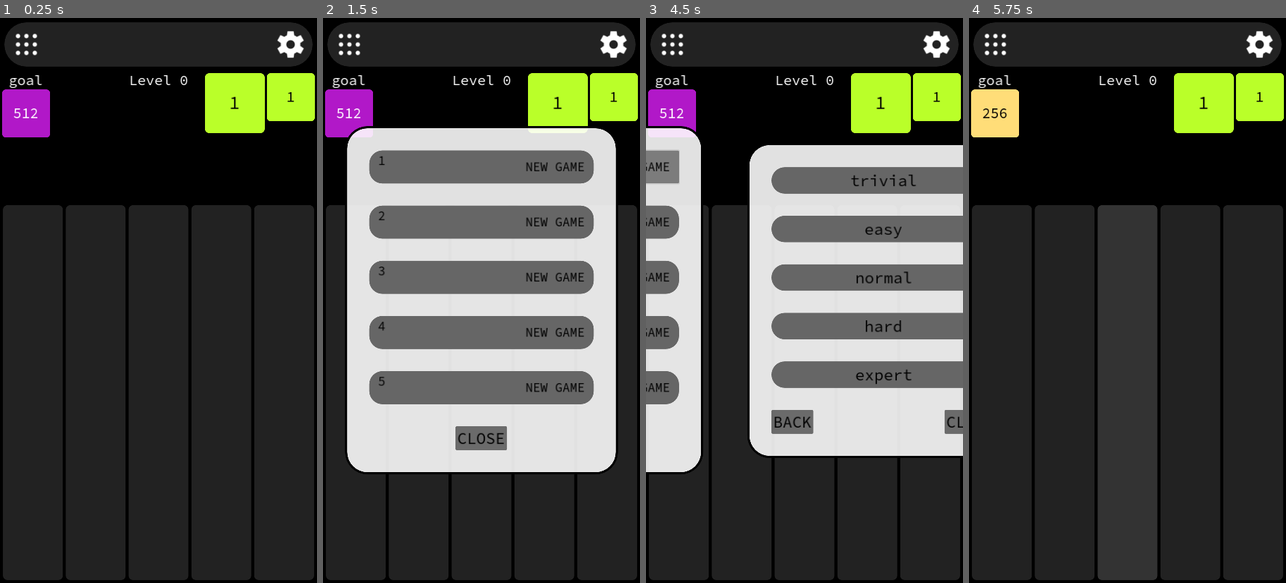
Above: before the commit, frames 1-4 (left to right).
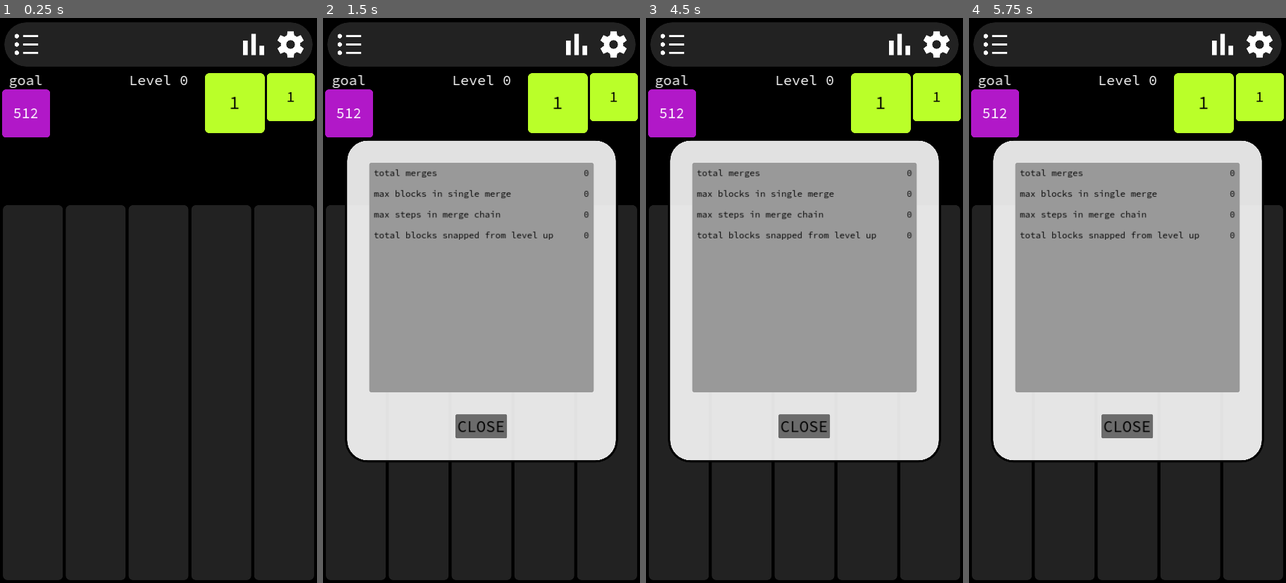
Above: after the commit, the same moments.

Repository: paulwrubel/merge-mania
Game: Godot game, scene res://scenes/main/main.tscn
Same seed, same stepped clock (60 frames per second), same inputs: the game is played once before the commit and once after it.
Inputs (mouse positions are in pixels of both pictures, inside the frame that each line leads up to):
- Up to frame 1 (0.25 s): no input
- Up to frame 2 (1.5 s): click (576, 46) at 0.52 s; click (348, 46) at 1.25 s
- Up to frame 3 (4.5 s): click (937, 46) at 2 s; click (899, 46) at 2.77 s; click (899, 46) at 3.52 s; click (804, 164) at 4.27 s
- Up to frame 4 (5.75 s): click (1127, 227) at 5 s, where only the run before the commit has a clickable "easy"

The runs differ from the first frame. In frame 1, 0.3% of the frame differs, in the area x 4-96%, y 2-7%; in frame 2, 36%; in frame 3, 45%; in frame 4, 50%, in the area x 0-96%, y 2-79%.

Commit message:
add statistics

Diff:
--- a/assets/icons/material-apps-400w-0g-48os.svg
+++ /dev/null
@@ -1 +0,0 @@
-<svg xmlns="http://www.w3.org/2000/svg" height="48" viewBox="0 -960 960 960" width="48"><path d="M226-160q-28 0-47-19t-19-47q0-28 19-47t47-19q28 0 47 19t19 47q0 28-19 47t-47 19Zm254 0q-28 0-47-19t-19-47q0-28 19-47t47-19q28 0 47 19t19 47q0 28-19 47t-47 19Zm254 0q-28 0-47-19t-19-47q0-28 19-47t47-19q28 0 47 19t19 47q0 28-19 47t-47 19ZM226-414q-28 0-47-19t-19-47q0-28 19-47t47-19q28 0 47 19t19 47q0 28-19 47t-47 19Zm254 0q-28 0-47-19t-19-47q0-28 19-47t47-19q28 0 47 19t19 47q0 28-19 47t-47 19Zm254 0q-28 0-47-19t-19-47q0-28 19-47t47-19q28 0 47 19t19 47q0 28-19 47t-47 19ZM226-668q-28 0-47-19t-19-47q0-28 19-47t47-19q28 0 47 19t19 47q0 28-19 47t-47 19Zm254 0q-28 0-47-19t-19-47q0-28 19-47t47-19q28 0 47 19t19 47q0 28-19 47t-47 19Zm254 0q-28 0-47-19t-19-47q0-28 19-47t47-19q28 0 47 19t19 47q0 28-19 47t-47 19Z"/></svg>
--- /dev/null
+++ b/assets/icons/material-bar-chart-400w-0g-48os.svg
@@ -0,0 +1 @@
+<svg xmlns="http://www.w3.org/2000/svg" height="48" viewBox="0 -960 960 960" width="48"><path d="M160-160v-440h140v440H160Zm250 0v-640h140v640H410Zm250 0v-280h140v280H660Z"/></svg>
--- /dev/null
+++ b/assets/icons/material-format-list-bulleted-400w-0g-48os.svg
@@ -0,0 +1 @@
+<svg xmlns="http://www.w3.org/2000/svg" height="48" viewBox="0 -960 960 960" width="48"><path d="M377-198v-60h463v60H377Zm0-252v-60h463v60H377Zm0-253v-60h463v60H377ZM189-161q-28.05 0-48.025-19Q121-199 121-227.5t19.5-48q19.5-19.5 48-19.5t47.5 19.975Q255-255.05 255-227q0 27.225-19.387 46.613Q216.225-161 189-161Zm0-252q-28.05 0-48.025-19.681Q121-452.362 121-480t19.975-47.319Q160.95-547 189-547q27.225 0 46.613 19.681Q255-507.638 255-480t-19.387 47.319Q216.225-413 189-413Zm-1-253q-27.637 0-47.319-19.681Q121-705.362 121-733t19.681-47.319Q160.363-800 188-800q27.637 0 47.319 19.681Q255-760.638 255-733t-19.681 47.319Q215.637-666 188-666Z"/></svg>
--- /dev/null
+++ b/assets/icons/material-leaderboard-400w-0g-48os.svg
@@ -0,0 +1 @@
+<svg xmlns="http://www.w3.org/2000/svg" height="48" viewBox="0 -960 960 960" width="48"><path d="M150-190h180v-340H150v340Zm240 0h180v-580H390v580Zm240 0h180v-260H630v260ZM90-130v-460h240v-240h300v320h240v380H90Z"/></svg>
--- /dev/null
+++ b/assets/icons/material-monitoring-400w-0g-48os.svg
@@ -0,0 +1 @@
+<svg xmlns="http://www.w3.org/2000/svg" height="48" viewBox="0 -960 960 960" width="48"><path d="M120-120v-76l60-60v136h-60Zm165 0v-236l60-60v296h-60Zm165 0v-296l60 61v235h-60Zm165 0v-235l60-60v295h-60Zm165 0v-396l60-60v456h-60ZM120-356v-85l280-278 160 160 280-281v85L560-474 400-634 120-356Z"/></svg>
--- a/scenes/board/board.gd
+++ b/scenes/board/board.gd
@@ -70,8 +70,8 @@
 	PowerBlockData.new(0),
 	PowerBlockData.new(0),
 ]
-
 var blocks: Array[Array] = []
+var stats: SaveStatistics = null
 
 
 # Called when the node enters the scene tree for the first time.
@@ -102,6 +102,7 @@
 			for y in range(row_count):
 				col.append(null)
 			blocks.append(col)
+		stats = SaveStatistics.new()
 
 
 # Called every frame. 'delta' is the elapsed time since the previous frame.
@@ -152,11 +153,14 @@
 				})
 		blocks_raw.append(col_raw)
 
+	var stats_raw = stats.save()
+
 	var save_data = {
 		"difficulty": difficulty,
 		"current_level": current_level,
 		"block_progression": block_progression_raw,
 		"blocks": blocks_raw,
+		"statistics": stats_raw,
 	}
 
 	var save_string = JSON.stringify(save_data)
@@ -211,6 +215,10 @@
 				var block = spawn_block(pos, block_data)
 				col.append(block)
 		blocks.append(col)
+
+	# statistics
+	stats = SaveStatistics.load_from_save(save_data["statistics"])
+
 	return true
 
 
@@ -234,6 +242,8 @@
 	]
 	block_progression_refreshed.emit(block_progression)
 
+	stats = SaveStatistics.new()
+
 func get_next_open_index_in_column(x: int) -> int:
 	return blocks[x].find(null)
 
@@ -257,7 +267,7 @@
 		blocks[pos.x][pos.y] = block
 		advance_block_progression()
 		anim_lock = false
-		try_check_merge(pos.x, false, get_on_animation_chain_finished())
+		try_check_merge(pos.x, false, get_on_animation_chain_finished(), 0)
 
 	animate_blocks([AnimationSubject.new(
 		block,
@@ -340,7 +350,7 @@
 		tween.tween_callback(on_finish)
 
 
-func try_check_collapse(active_column: int, on_animation_chain_finished: Callable):
+func try_check_collapse(active_column: int, on_animation_chain_finished: Callable, chain_length: int):
 	var did_collapse: bool = false
 	var subjects: Array[AnimationSubject] = []
 	var on_finish_funcs: Array[Callable] = []
@@ -381,10 +391,10 @@
 			for function in on_finish_funcs:
 				function.call()
 			anim_lock = false
-			try_check_merge(active_column, false, on_animation_chain_finished)
+			try_check_merge(active_column, false, on_animation_chain_finished, chain_length)
 		animate_blocks(subjects, collapse_animation_tween_settings, callback)
 	else:
-		try_check_merge(active_column, false, on_animation_chain_finished)
+		try_check_merge(active_column, false, on_animation_chain_finished, chain_length)
 
 
 func get_new_block_data_of_merge_group(group: Array) -> BlockData:
@@ -592,7 +602,7 @@
 	return merge_groups
 
 
-func try_check_merge(active_column: int, should_check_special: bool, on_animation_chain_finished: Callable):
+func try_check_merge(active_column: int, should_check_special: bool, on_animation_chain_finished: Callable, chain_length: int):
 	var merge_groups = find_special_merge_groups() if should_check_special else find_merge_groups()
 
 	# if we know we're gonna merge, might as well lock it now
@@ -634,18 +644,26 @@
 			var new_block = spawn_block(group_center, new_block_data)
 			blocks[group_center.x][group_center.y] = new_block
 		)
+
+		# update stats
+		if group.size() > stats.max_merge:
+			stats.max_merge = group.size()
+
 	if merge_groups.size() > 0:
 		# add animation
 		var callback = func():
 			for function in on_finish_funcs:
 				function.call()
 			anim_lock = false
-			try_check_collapse(active_column, on_animation_chain_finished)
+			try_check_collapse(active_column, on_animation_chain_finished, chain_length + 1)
 		animate_blocks(subjects, merge_animation_tween_settings, callback)
 	elif not should_check_special:
-		try_check_merge(active_column, true, on_animation_chain_finished)
+		try_check_merge(active_column, true, on_animation_chain_finished, chain_length)
 	else:
-		on_animation_chain_finished.call()
+		on_animation_chain_finished.call(chain_length)
+
+	# update stats
+	stats.merge_count += merge_groups.size()
 
 
 func is_wildcard_block_position_valid(pos: Vector2i) -> bool:
@@ -819,7 +837,7 @@
 	return blocks_in_closed_special_group
 
 
-func try_check_remove_invalid_blocks(on_animation_chain_finished: Callable):
+func try_check_remove_invalid_blocks(on_animation_chain_finished: Callable, chain_length: int):
 	# remove all on-screen blocks that are considered "invalid"
 	# these include:
 	# - power blocks below the minimum power
@@ -870,8 +888,11 @@
 			for function in on_finish_funcs:
 				function.call()
 			anim_lock = false
-			try_check_collapse(active_column, on_animation_chain_finished)
+			try_check_collapse(active_column, on_animation_chain_finished, chain_length)
 		animate_blocks(subjects, remove_block_animation_tween_settings, on_finish)
+
+	# update stats
+	stats.blocks_snapped += block_positions_to_remove.size()
 
 
 func get_steps_above_minimum_to_advance() -> int:
@@ -932,8 +953,10 @@
 
 
 func get_on_animation_chain_finished():
-	return func():
+	return func(chain_length: int):
 		try_check_new_level()
-		try_check_remove_invalid_blocks(get_on_animation_chain_finished())
+		try_check_remove_invalid_blocks(get_on_animation_chain_finished(), chain_length)
 		try_check_board_filled()
+		if chain_length > stats.max_chain:
+			stats.max_chain = chain_length
 		save_game()
--- a/scenes/main/main.gd
+++ b/scenes/main/main.gd
@@ -2,6 +2,7 @@
 
 signal active_save_index_changed(new_active_save_index)
 
+const StatisticsScreenScene = preload("res://scenes/statistics_screen/statistics_screen.tscn")
 const SaveSelectionScreenScene = preload("res://scenes/save_selection_screen/save_selection_screen.tscn")
 const NewGameScreenScene = preload("res://scenes/new_game_screen/new_game_screen.tscn")
 
@@ -9,6 +10,7 @@
 const menu_transition_time_seconds = 0.2
 
 var SaveSelectionScreen = null
+var StatisticsScreen = null
 var NewGameScreen = null
 
 var active_save_index = 0
@@ -43,9 +45,6 @@
 	return true
 
 
-func _on_settings_button_pressed():
-	pass # Replace with function body.
-
 
 func _on_save_selection_button_pressed():
 	SaveSelectionScreen = SaveSelectionScreenScene.instantiate()
@@ -56,9 +55,27 @@
 	$Board.is_active = false
 
 
+func _on_settings_button_pressed():
+	pass # Replace with function body.
+
+
+func _on_statistics_button_pressed():
+	StatisticsScreen = StatisticsScreenScene.instantiate()
+	StatisticsScreen.set_statistics($Board.stats)
+	StatisticsScreen.connect("close_button_pressed", _on_statistics_screen_close_button_pressed)
+	add_child(StatisticsScreen)
+
+	$Board.is_active = false
+
+
 func close_save_selection_menu():
 	SaveSelectionScreen.queue_free()
 	SaveSelectionScreen = null
+
+
+func close_statistics_screen():
+	StatisticsScreen.queue_free()
+	StatisticsScreen = null
 
 
 func close_new_game_menu():
@@ -68,6 +85,11 @@
 
 func _on_save_selection_screen_close_button_pressed():
 	close_save_selection_menu()
+	$Board.is_active = true
+
+
+func _on_statistics_screen_close_button_pressed():
+	close_statistics_screen()
 	$Board.is_active = true
 
 
--- a/scenes/main/main.tscn
+++ b/scenes/main/main.tscn
@@ -1,12 +1,13 @@
-[gd_scene load_steps=12 format=3 uid="uid://g2su4qt6c7vn"]
+[gd_scene load_steps=13 format=3 uid="uid://g2su4qt6c7vn"]
 
 [ext_resource type="Script" path="res://scenes/main/main.gd" id="1_1kcte"]
 [ext_resource type="PackedScene" uid="uid://cwmiqqpjkkbe" path="res://scenes/board/board.tscn" id="1_w173f"]
 [ext_resource type="Script" path="res://scenes/main/level_label.gd" id="2_pmoxd"]
 [ext_resource type="FontFile" uid="uid://bh6wkhea6qlt5" path="res://assets/fonts/source_code_pro/static/SourceCodePro-Regular.ttf" id="2_yhj8y"]
+[ext_resource type="Texture2D" uid="uid://dljbh6t27ko8t" path="res://assets/icons/material-format-list-bulleted-400w-0g-48os-white.png" id="3_7lkec"]
 [ext_resource type="PackedScene" uid="uid://cxnkigdij2gq2" path="res://scenes/goal_block_display/goal_block_display.tscn" id="3_75p23"]
-[ext_resource type="Texture2D" uid="uid://c1iin84gvr4ii" path="res://assets/icons/material-apps-400w-0g-48os-white.png" id="3_807jr"]
 [ext_resource type="Script" path="res://scenes/main/block_progression_display.gd" id="3_bdpll"]
+[ext_resource type="Texture2D" uid="uid://dnyh3vhsaxxd4" path="res://assets/icons/material-bar-chart-400w-0g-48os-white.png" id="4_i4cps"]
 [ext_resource type="Texture2D" uid="uid://baonwa6e56ooc" path="res://assets/icons/material-settings-400w-0g-48os-filled-white.png" id="4_xqbql"]
 [ext_resource type="PackedScene" uid="uid://uqi4ir2i0ck1" path="res://scenes/game_over_screen/game_over_screen.tscn" id="7_fusxk"]
 
@@ -55,16 +56,13 @@
 
 [node name="HBoxContainer" type="HBoxContainer" parent="GUI/SettingsBar/PanelContainer"]
 layout_mode = 2
-alignment = 2
 
-[node name="AspectRatioContainer" type="AspectRatioContainer" parent="GUI/SettingsBar/PanelContainer/HBoxContainer"]
+[node name="HBoxContainer" type="HBoxContainer" parent="GUI/SettingsBar/PanelContainer/HBoxContainer"]
 layout_mode = 2
 size_flags_horizontal = 3
-size_flags_vertical = 3
-stretch_mode = 1
-alignment_horizontal = 0
 
-[node name="SaveSelectionButton" type="Button" parent="GUI/SettingsBar/PanelContainer/HBoxContainer/AspectRatioContainer"]
+[node name="SaveSelectionButton" type="Button" parent="GUI/SettingsBar/PanelContainer/HBoxContainer/HBoxContainer"]
+custom_minimum_size = Vector2(80, 80)
 layout_mode = 2
 focus_mode = 0
 mouse_default_cursor_shape = 2
@@ -74,19 +72,31 @@
 theme_override_colors/icon_hover_pressed_color = Color(1, 1, 1, 1)
 theme_override_colors/icon_focus_color = Color(1, 1, 1, 1)
 theme_override_colors/icon_disabled_color = Color(1, 1, 1, 1)
-icon = ExtResource("3_807jr")
+icon = ExtResource("3_7lkec")
 flat = true
-icon_alignment = 1
 expand_icon = true
 
-[node name="AspectRatioContainer2" type="AspectRatioContainer" parent="GUI/SettingsBar/PanelContainer/HBoxContainer"]
+[node name="HBoxContainer2" type="HBoxContainer" parent="GUI/SettingsBar/PanelContainer/HBoxContainer"]
 layout_mode = 2
 size_flags_horizontal = 3
+alignment = 2
+
+[node name="StatisticsButton" type="Button" parent="GUI/SettingsBar/PanelContainer/HBoxContainer/HBoxContainer2"]
+custom_minimum_size = Vector2(80, 80)
+layout_mode = 2
 size_flags_vertical = 3
-stretch_mode = 1
-alignment_horizontal = 2
+focus_mode = 0
+mouse_default_cursor_shape = 2
+theme_override_colors/font_color = Color(1, 1, 1, 1)
+theme_override_colors/icon_normal_color = Color(1, 1, 1, 1)
+text = "
+"
+icon = ExtResource("4_i4cps")
+flat = true
+expand_icon = true
 
-[node name="SettingsButton" type="Button" parent="GUI/SettingsBar/PanelContainer/HBoxContainer/AspectRatioContainer2"]
+[node name="SettingsButton" type="Button" parent="GUI/SettingsBar/PanelContainer/HBoxContainer/HBoxContainer2"]
+custom_minimum_size = Vector2(80, 80)
 layout_mode = 2
 size_flags_vertical = 3
 focus_mode = 0
@@ -134,5 +144,6 @@
 grow_vertical = 1
 board = NodePath("../Board")
 
-[connection signal="pressed" from="GUI/SettingsBar/PanelContainer/HBoxContainer/AspectRatioContainer/SaveSelectionButton" to="." method="_on_save_selection_button_pressed"]
-[connection signal="pressed" from="GUI/SettingsBar/PanelContainer/HBoxContainer/AspectRatioContainer2/SettingsButton" to="." method="_on_settings_button_pressed"]
+[connection signal="pressed" from="GUI/SettingsBar/PanelContainer/HBoxContainer/HBoxContainer/SaveSelectionButton" to="." method="_on_save_selection_button_pressed"]
+[connection signal="pressed" from="GUI/SettingsBar/PanelContainer/HBoxContainer/HBoxContainer2/StatisticsButton" to="." method="_on_statistics_button_pressed"]
+[connection signal="pressed" from="GUI/SettingsBar/PanelContainer/HBoxContainer/HBoxContainer2/SettingsButton" to="." method="_on_settings_button_pressed"]
--- /dev/null
+++ b/scenes/statistics_screen/statistics_screen.gd
@@ -0,0 +1,40 @@
+extends MarginContainer
+
+signal close_button_pressed()
+
+var left_label: RichTextLabel = null
+var right_label: RichTextLabel = null
+
+
+# Called when the node enters the scene tree for the first time.
+func _ready():
+	_find_labels()
+
+
+func set_statistics(save_stats: SaveStatistics):
+	if left_label == null or right_label == null:
+		_find_labels()
+
+	_add_stat_row("total merges", save_stats.merge_count)
+	_add_stat_row("max blocks in single merge", save_stats.max_merge)
+	_add_stat_row("max steps in merge chain", save_stats.max_chain)
+	_add_stat_row("total blocks snapped from level up", save_stats.blocks_snapped)
+
+
+func _add_stat_row(key: String, val: Variant):
+	left_label.push_paragraph(HORIZONTAL_ALIGNMENT_LEFT)
+	left_label.append_text("{0}".format([key]))
+	left_label.pop()
+
+	right_label.push_paragraph(HORIZONTAL_ALIGNMENT_RIGHT)
+	right_label.append_text("{0}".format([val]))
+	right_label.pop()
+
+
+func _find_labels():
+	left_label = $PanelContainer/MarginContainer/VBoxContainer/PanelContainer/HBoxContainer/StatsLabelLeft
+	right_label = $PanelContainer/MarginContainer/VBoxContainer/PanelContainer/HBoxContainer/StatsLabelRight
+
+
+func _on_close_button_pressed():
+	close_button_pressed.emit()
--- /dev/null
+++ b/scenes/statistics_screen/statistics_screen.tscn
@@ -0,0 +1,102 @@
+[gd_scene load_steps=8 format=3 uid="uid://cpiinym8nnxp8"]
+
+[ext_resource type="Script" path="res://scenes/statistics_screen/statistics_screen.gd" id="1_slhae"]
+[ext_resource type="StyleBox" uid="uid://rp26wxw3184n" path="res://assets/style_boxes/menu_panel.tres" id="2_q86xg"]
+[ext_resource type="FontFile" uid="uid://bh6wkhea6qlt5" path="res://assets/fonts/source_code_pro/static/SourceCodePro-Regular.ttf" id="4_o8v2i"]
+[ext_resource type="FontFile" uid="uid://cbepkkcdyuq6m" path="res://assets/fonts/source_code_pro/static/SourceCodePro-Bold.ttf" id="4_uh6su"]
+[ext_resource type="FontFile" uid="uid://cbuoyn5c8mbhm" path="res://assets/fonts/source_code_pro/static/SourceCodePro-Italic.ttf" id="5_jiruy"]
+[ext_resource type="FontFile" uid="uid://mirskq8wplbw" path="res://assets/fonts/source_code_pro/static/SourceCodePro-BoldItalic.ttf" id="6_u3r0m"]
+
+[sub_resource type="StyleBoxFlat" id="StyleBoxFlat_tfjoh"]
+content_margin_left = 10.0
+content_margin_top = 10.0
+content_margin_right = 10.0
+content_margin_bottom = 10.0
+corner_radius_top_left = 5
+corner_radius_top_right = 5
+corner_radius_bottom_right = 5
+corner_radius_bottom_left = 5
+
+[node name="StatisticsScreen" type="MarginContainer"]
+offset_right = 720.0
+offset_bottom = 1280.0
+theme_override_constants/margin_left = 50
+theme_override_constants/margin_top = 50
+theme_override_constants/margin_right = 50
+theme_override_constants/margin_bottom = 50
+script = ExtResource("1_slhae")
+
+[node name="PanelContainer" type="PanelContainer" parent="."]
+layout_mode = 2
+size_flags_vertical = 4
+theme_override_styles/panel = ExtResource("2_q86xg")
+
+[node name="MarginContainer" type="MarginContainer" parent="PanelContainer"]
+layout_mode = 2
+size_flags_vertical = 4
+theme_override_constants/margin_left = 50
+theme_override_constants/margin_top = 50
+theme_override_constants/margin_right = 50
+theme_override_constants/margin_bottom = 50
+
+[node name="VBoxContainer" type="VBoxContainer" parent="PanelContainer/MarginContainer"]
+layout_mode = 2
+theme_override_constants/separation = 50
+alignment = 1
+
+[node name="PanelContainer" type="PanelContainer" parent="PanelContainer/MarginContainer/VBoxContainer"]
+layout_mode = 2
+theme_override_styles/panel = SubResource("StyleBoxFlat_tfjoh")
+
+[node name="HBoxContainer" type="HBoxContainer" parent="PanelContainer/MarginContainer/VBoxContainer/PanelContainer"]
+layout_mode = 2
+theme_override_constants/separation = 0
+
+[node name="StatsLabelLeft" type="RichTextLabel" parent="PanelContainer/MarginContainer/VBoxContainer/PanelContainer/HBoxContainer"]
+custom_minimum_size = Vector2(0, 500)
+layout_mode = 2
+size_flags_horizontal = 3
+size_flags_stretch_ratio = 6.0
+theme_override_colors/default_color = Color(0, 0, 0, 1)
+theme_override_constants/line_separation = 20
+theme_override_fonts/normal_font = ExtResource("4_o8v2i")
+theme_override_fonts/bold_font = ExtResource("4_uh6su")
+theme_override_fonts/italics_font = ExtResource("5_jiruy")
+theme_override_fonts/bold_italics_font = ExtResource("6_u3r0m")
+theme_override_fonts/mono_font = ExtResource("4_o8v2i")
+theme_override_font_sizes/normal_font_size = 20
+theme_override_font_sizes/bold_font_size = 20
+theme_override_font_sizes/italics_font_size = 20
+theme_override_font_sizes/bold_italics_font_size = 20
+theme_override_font_sizes/mono_font_size = 20
+bbcode_enabled = true
+fit_content = true
+
+[node name="StatsLabelRight" type="RichTextLabel" parent="PanelContainer/MarginContainer/VBoxContainer/PanelContainer/HBoxContainer"]
+custom_minimum_size = Vector2(0, 500)
+layout_mode = 2
+size_flags_horizontal = 3
+theme_override_colors/default_color = Color(0, 0, 0, 1)
+theme_override_constants/line_separation = 20
+theme_override_fonts/normal_font = ExtResource("4_o8v2i")
+theme_override_fonts/bold_font = ExtResource("4_uh6su")
+theme_override_fonts/italics_font = ExtResource("5_jiruy")
+theme_override_fonts/bold_italics_font = ExtResource("6_u3r0m")
+theme_override_fonts/mono_font = ExtResource("4_o8v2i")
+theme_override_font_sizes/normal_font_size = 20
+theme_override_font_sizes/bold_font_size = 20
+theme_override_font_sizes/italics_font_size = 20
+theme_override_font_sizes/bold_italics_font_size = 20
+theme_override_font_sizes/mono_font_size = 20
+bbcode_enabled = true
+fit_content = true
+
+[node name="CloseButton" type="Button" parent="PanelContainer/MarginContainer/VBoxContainer"]
+layout_mode = 2
+size_flags_horizontal = 4
+theme_override_colors/font_color = Color(0, 0, 0, 1)
+theme_override_fonts/font = ExtResource("4_o8v2i")
+theme_override_font_sizes/font_size = 36
+text = "CLOSE"
+
+[connection signal="pressed" from="PanelContainer/MarginContainer/VBoxContainer/CloseButton" to="." method="_on_close_button_pressed"]
--- /dev/null
+++ b/scripts/data/save_statistics.gd
@@ -0,0 +1,23 @@
+class_name SaveStatistics
+extends RefCounted
+
+var merge_count: int = 0
+var max_merge: int = 0
+var max_chain: int = 0
+var blocks_snapped: int = 0
+
+static func load_from_save(data: Dictionary) -> SaveStatistics:
+	var stats = SaveStatistics.new()
+	stats.merge_count = data["merge_count"]
+	stats.max_merge = data["max_merge"]
+	stats.max_chain = data["max_chain"]
+	stats.blocks_snapped = data["blocks_snapped"]
+	return stats
+
+func save() -> Dictionary:
+	return {
+		"merge_count": merge_count,
+		"max_merge": max_merge,
+		"max_chain": max_chain,
+		"blocks_snapped": blocks_snapped,
+	}
Binary file removed: assets/icons/material-apps-400w-0g-48os-white.png
Binary file removed: assets/icons/material-apps-400w-0g-48os.png
Binary file added: assets/icons/material-bar-chart-400w-0g-48os-white.png
Not shown, changed: assets/icons/material-bar-chart-400w-0g-48os-white.png.import
Not shown, changed: assets/icons/material-bar-chart-400w-0g-48os.svg.import
Binary file added: assets/icons/material-format-list-bulleted-400w-0g-48os-white.png
Not shown, changed: assets/icons/material-format-list-bulleted-400w-0g-48os-white.png.import
Not shown, changed: assets/icons/material-format-list-bulleted-400w-0g-48os.svg.import
Not shown, changed: assets/icons/material-leaderboard-400w-0g-48os.svg.import
Not shown, changed: assets/icons/material-monitoring-400w-0g-48os.svg.import
Binary file changed: assets/icons/material-settings-400w-0g-48os-filled-white.png
Binary file removed: assets/icons/material-settings-400w-0g-48os-filled.png
(and 2 more such lines)
